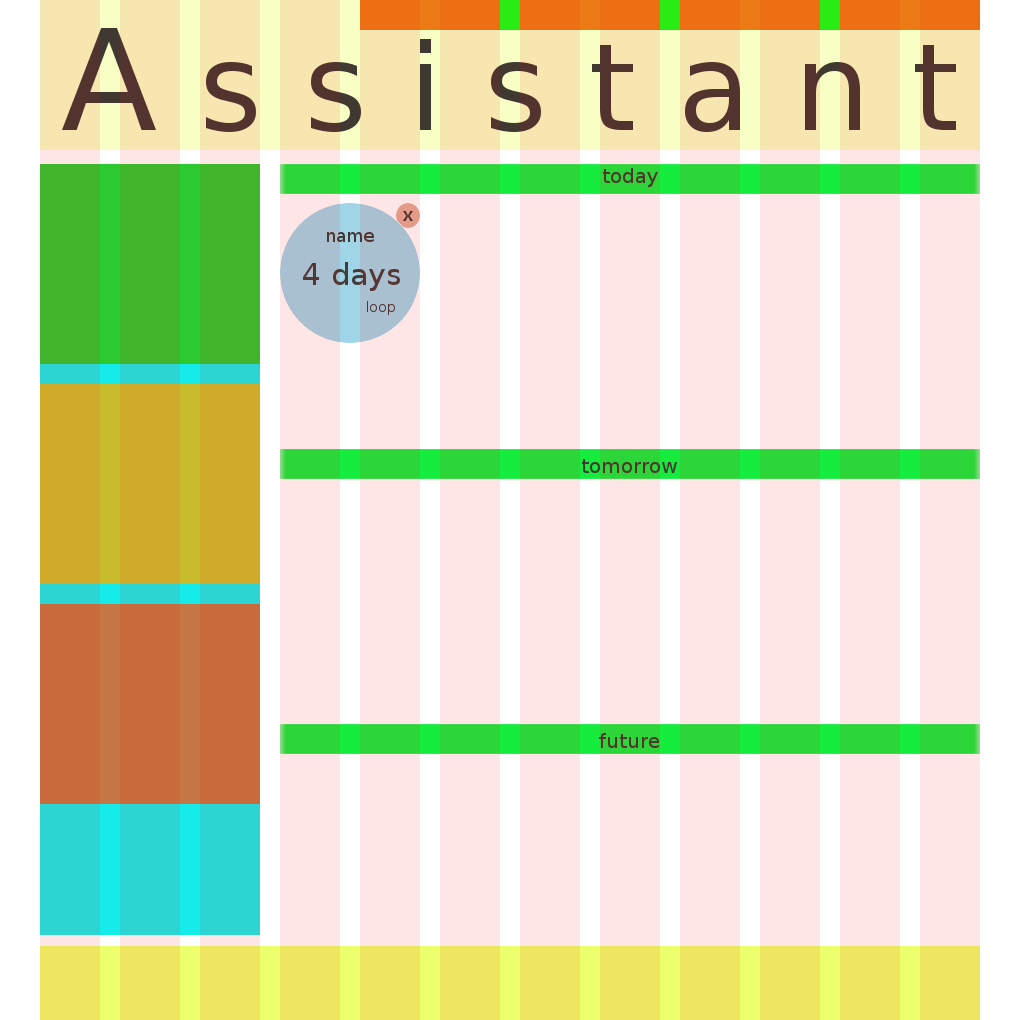
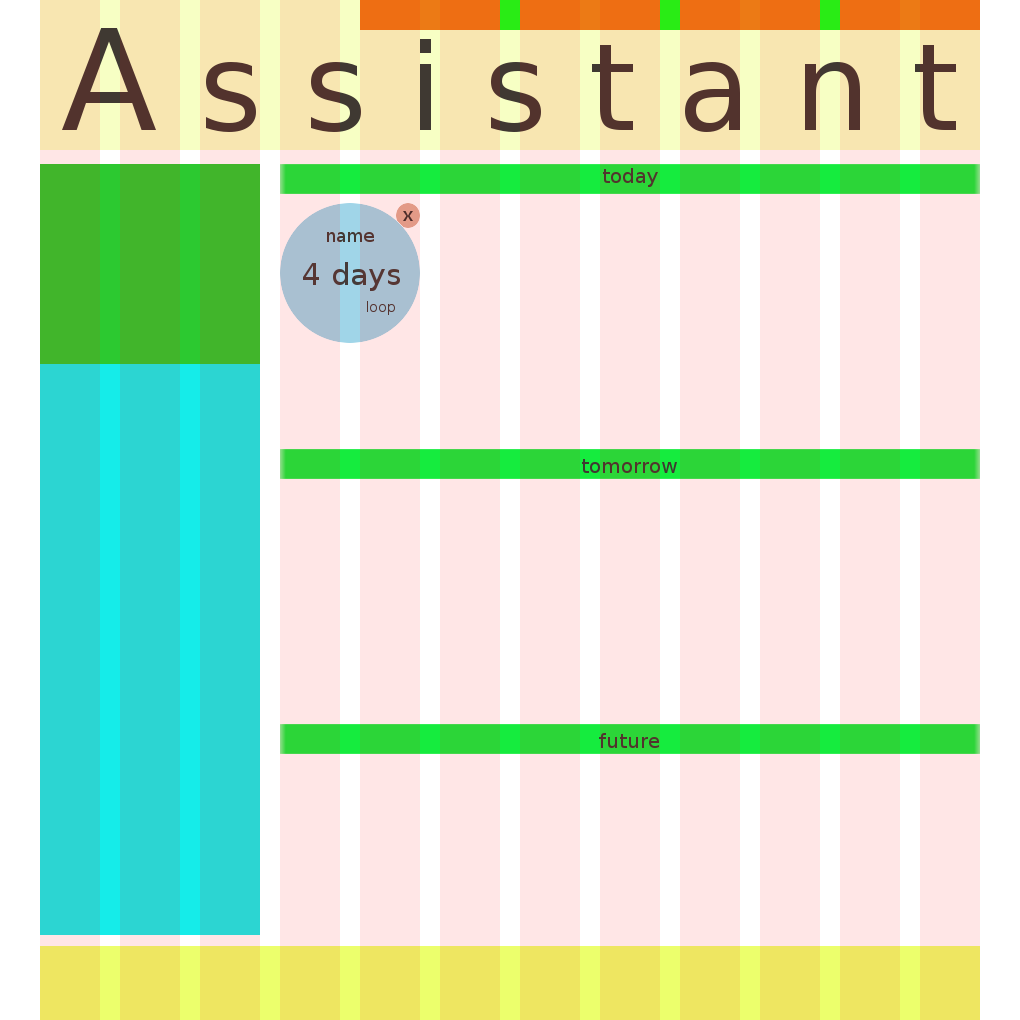
The second 1020px x 1020px image is a revision of the first. Changes to its layers:
removed layer "del" from group "body" over (40, 604, 260, 804)
removed layer "update" from group "body" over (40, 384, 260, 584)
